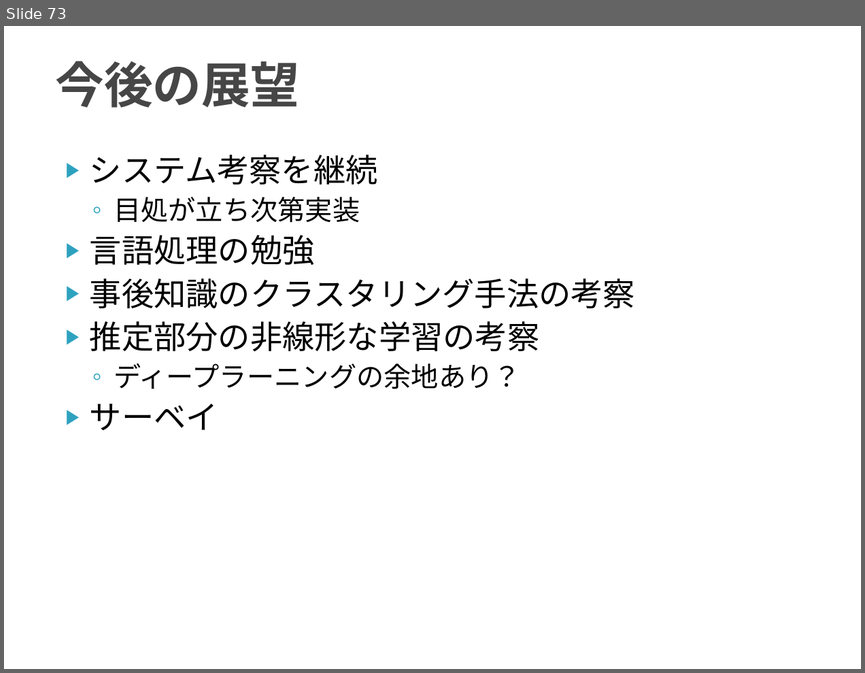
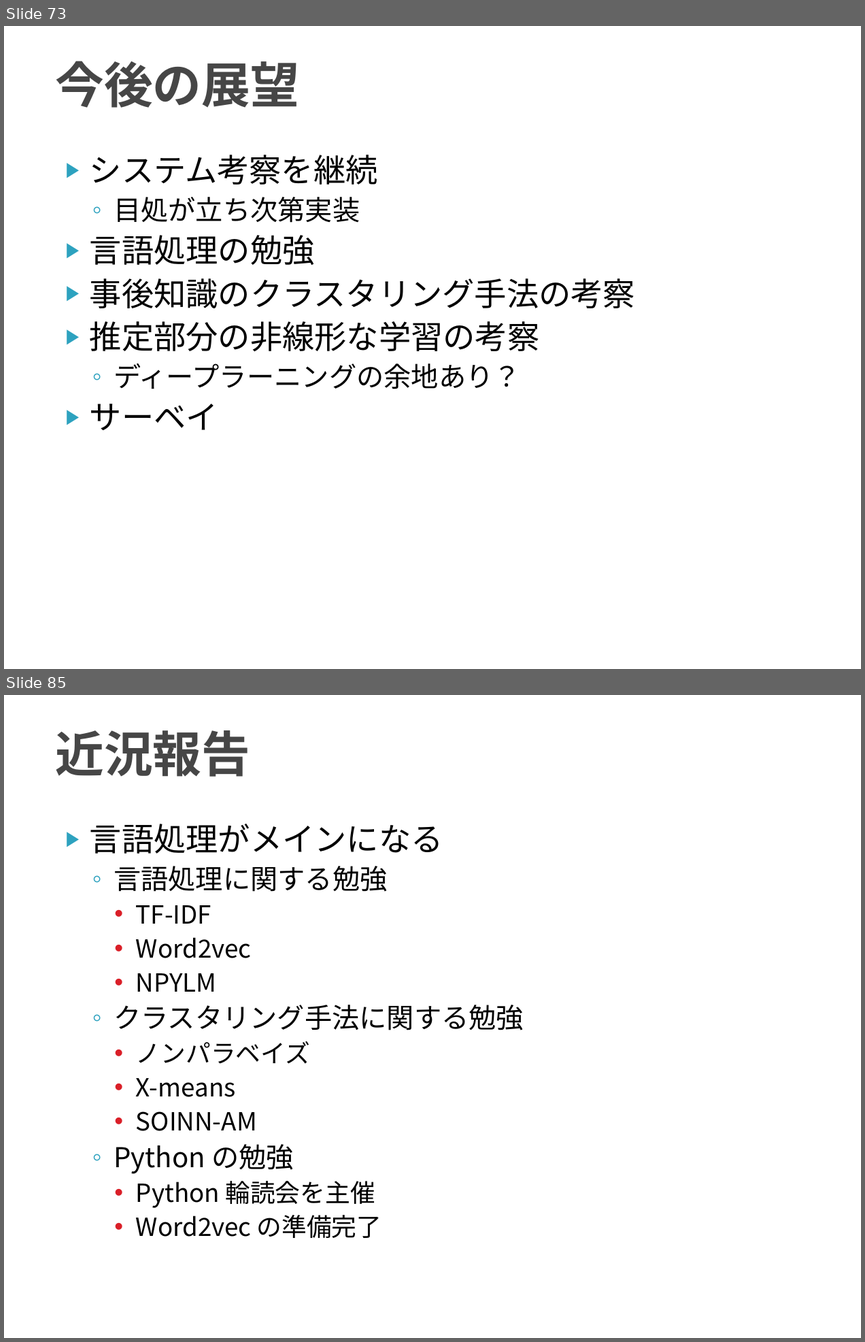
Before and after one commit to TetsuyaKomota/GitforEclipseTest, a slide deck: IntentionLearning_v2/slide/discussion2016.pptx. Shown one above the other, each under a label of ours: slide 73 before the commit, slides 73 and 85 after it; the slides between them are not shown. The pictures are 865x673 and 865x1342 pixels, drawn with LibreOffice and Linux fonts; fonts in the diff are those of the drawing. Boxes give left, top, right and bottom in pixels: in the first picture for what was removed or moved away, otherwise in the second. Text is boxed around its words. In the diff, an @@ line names an element or a change of style, - is before the commit and + after.

```diff
--- a/IntentionLearning_v2/slide/discussion2016.pptx
+++ b/IntentionLearning_v2/slide/discussion2016.pptx
@@ slide 85 added at (x1=4, y1=695, x2=861, y2=1338), background #FFFFFF @@
@@ title added at (x1=55, y1=730, x2=250, y2=777), 41 pt, text #464646, bold @@
+近況報告
@@ text added at (x1=90, y1=824, x2=524, y2=1238), 21 pt, text #000000 @@
+▶ 言語処理がメインになる
+  ◦ 言語処理に関する勉強
+    • TF-IDF
+    • Word2vec
+    • NPYLM
+  ◦ クラスタリング手法に関する勉強
+    • ノンパラベイズ
+    • X-means
+    • SOINN-AM
+  ◦ Python の勉強
+    • Python 輪読会を主催
+    • Word2vec の準備完了
```
Also in this commit, not shown: 4 slides changed, 12 other slides added, 1 other file.
